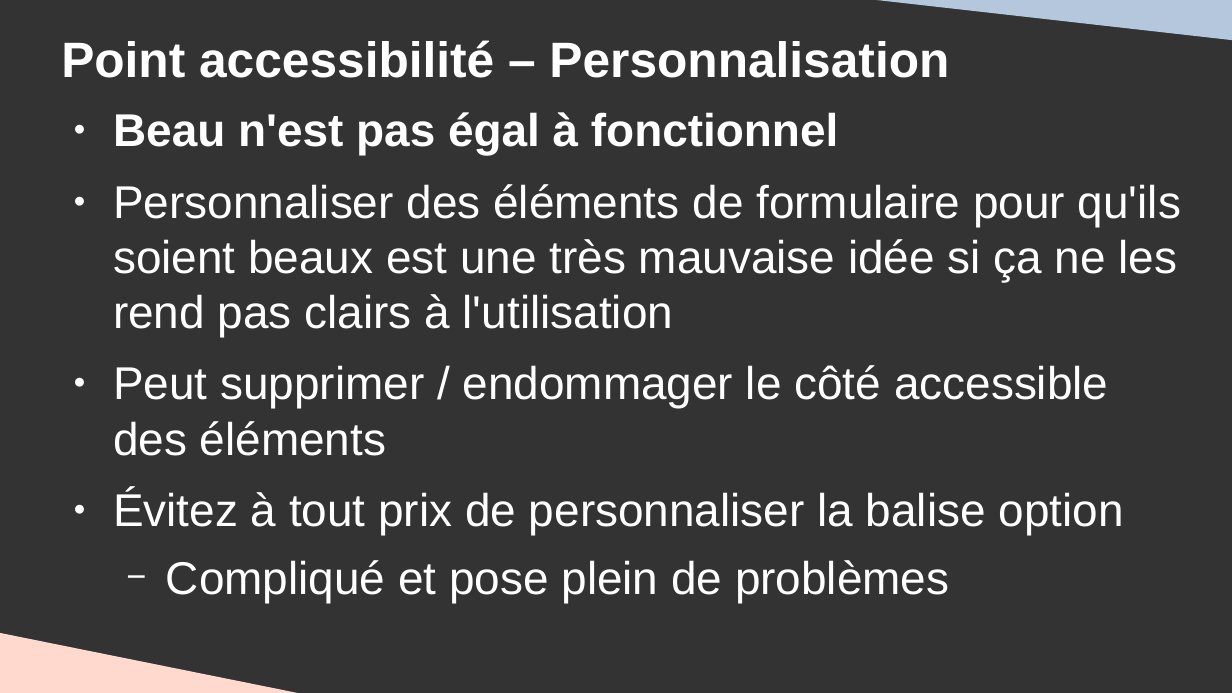
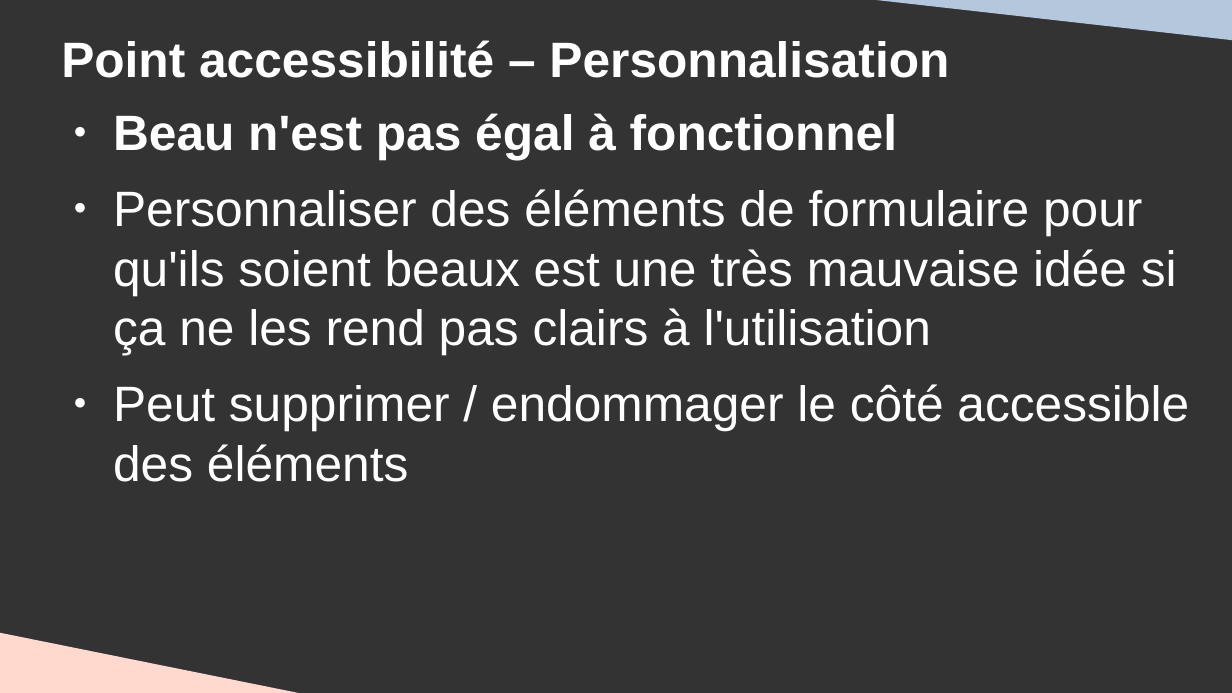
Before and after one commit to DanYellow/cours, a slide deck: slide 67 of integration-web-s1/travaux-pratiques/numero-2/presentation.odp. Drawn at 1232x693 pixels with LibreOffice and Linux fonts; fonts in the diff are those of the drawing. Boxes give left, top, right and bottom in pixels: in the first picture for what was removed or moved away, otherwise in the second. Text is boxed around its words. In the diff, an @@ line names an element or a change of style, - is before the commit and + after.

```diff
--- a/integration-web-s1/travaux-pratiques/numero-2/presentation.odp
+++ b/integration-web-s1/travaux-pratiques/numero-2/presentation.odp
@@ text "Beau n'est pas égal à ..." at (x1=113, y1=113, x2=1189, y2=482): size 29.6 to 32 pt @@
@@ text at (x1=113, y1=490, x2=1124, y2=603): paragraphs removed @@
-● Évitez à tout prix de personnaliser la balise option
-  − Compliqué et pose plein de problèmes
```
Also in this commit, not shown: 7 other slides changed, 2 slides added, 1 other file.
